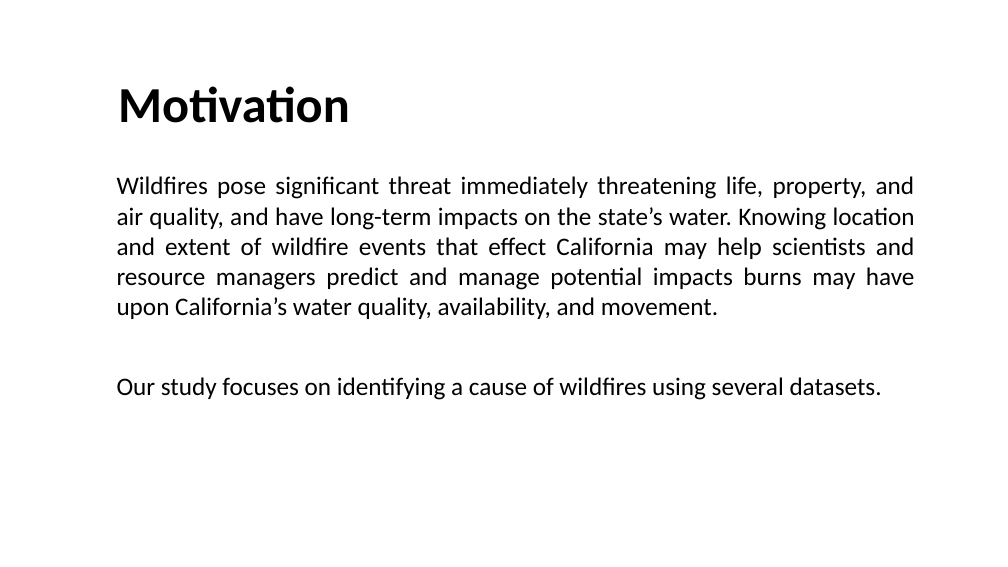
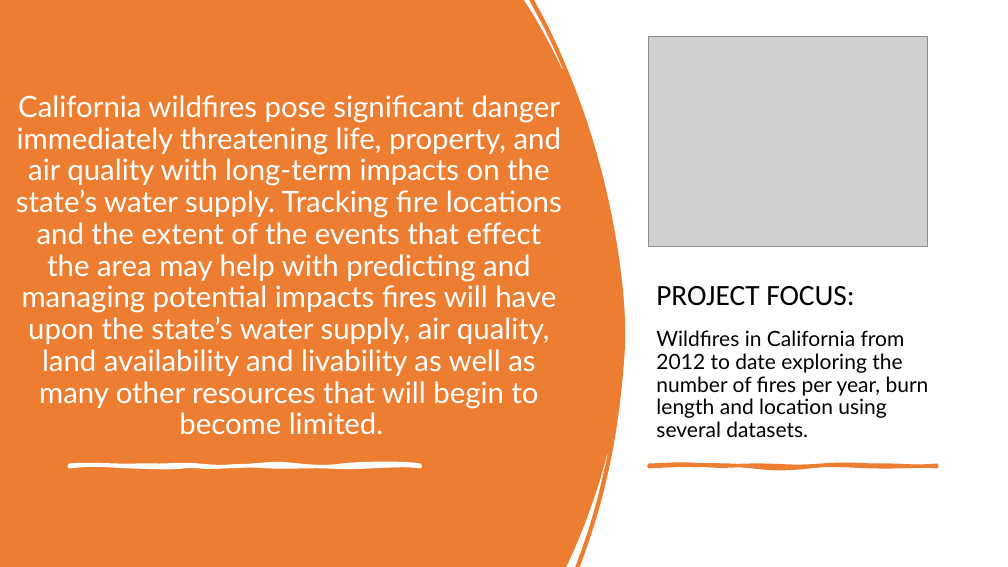
Before and after one commit to ErinBuday/California_Wildfires, a slide deck: slide 2 of Project3_CA_WildFires.pptx. Drawn at 1008x567 pixels with LibreOffice and Linux fonts; fonts in the diff are those of the drawing; grey boxes stand for pictures. Boxes give left, top, right and bottom in pixels: in the first picture for what was removed or moved away, otherwise in the second. Text is boxed around its words. In the diff, an @@ line names an element or a change of style, - is before the commit and + after.

```diff
--- a/Project3_CA_WildFires.pptx
+++ b/Project3_CA_WildFires.pptx
@@ freeform shape added at <box>0,0,625,567</box>, fill #ED7D31 @@
@@ picture added at <box>649,37,927,247</box> @@
@@ text removed at <box>118,86,350,123</box> @@
-Motivation
@@ text at <box>16,95,562,434</box>: text changed; size 24 to 28 pt; font Calibri to Lato; text colour #000000 to #FFFFFF @@
-Wildfires pose significant threat immediately threatening life, property, and air quality, and have long-term impacts on the state’s water. Knowing location and extent of wildfire events that effect California may help scientists and resource managers predict and manage potential impacts burns may have upon California’s water quality, availability, and movement.
+California wildfires pose significant danger immediately threatening life, property, and air quality with long-term impacts on the state’s water supply. Tracking fire locations and the extent of the events that effect the area may help with predicting and managing potential impacts fires will have upon the state’s water supply, air quality, land availability and livability as well as many other resources that will begin to become limited.
@@ text "Wildfires in California from 2012 ..." at <box>656,330,929,437</box>: vertical alignment top to bottom @@
@@ text added at <box>656,286,855,306</box>, 28 pt, text #000000 @@
+PROJECT FOCUS:
@@ text at <box>656,330,929,437</box>: text changed; size 24 to 20 pt; font Calibri to Lato @@
-Our study focuses on identifying a cause of wildfires using several datasets.
+Wildfires in California from 2012 to date exploring the number of fires per year, burn length and location using several datasets.
@@ freeform shape added at <box>70,465,420,467</box>, fill #FFFFFF, outline #FFFFFF 3.25 pt @@
@@ freeform shape added at <box>650,465,938,467</box>, fill #ED7D31, outline #ED7D31 3.25 pt @@
```
Also in this commit, not shown: 4 other slides changed, 5 slides added, 6 slides removed.
